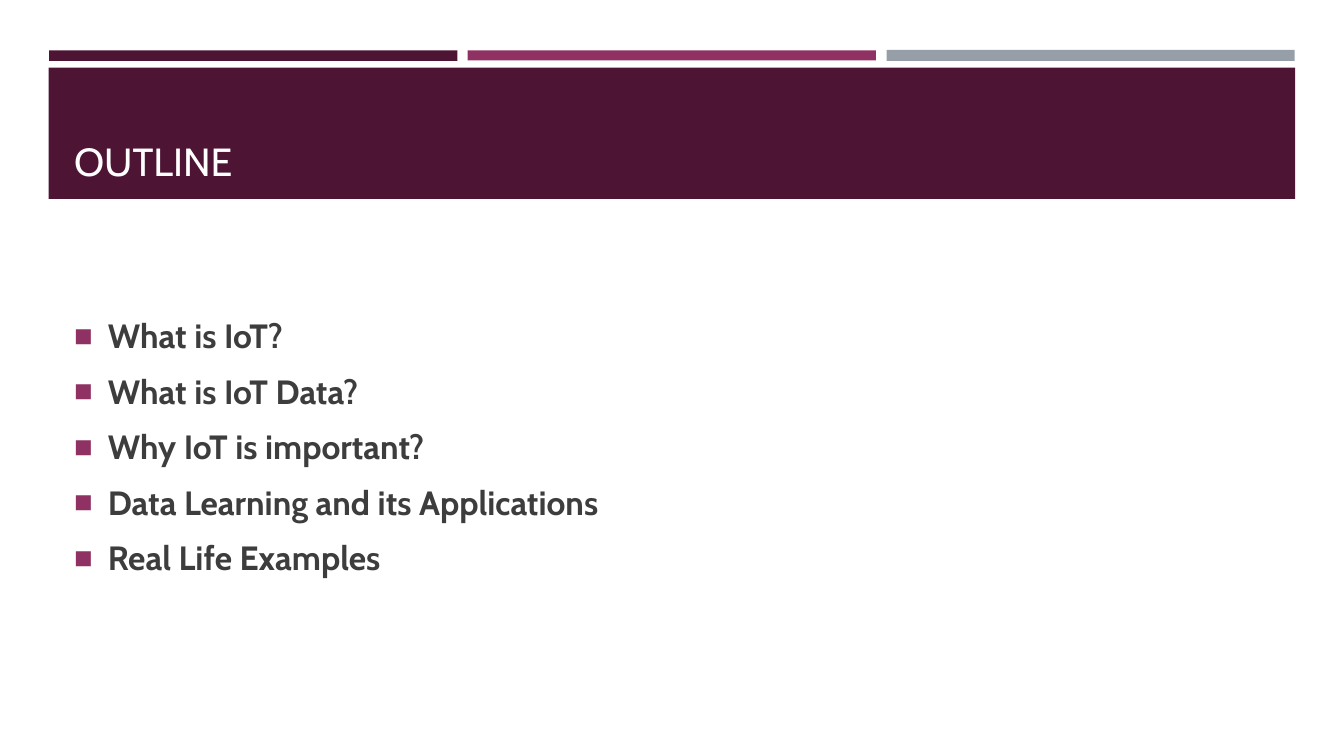
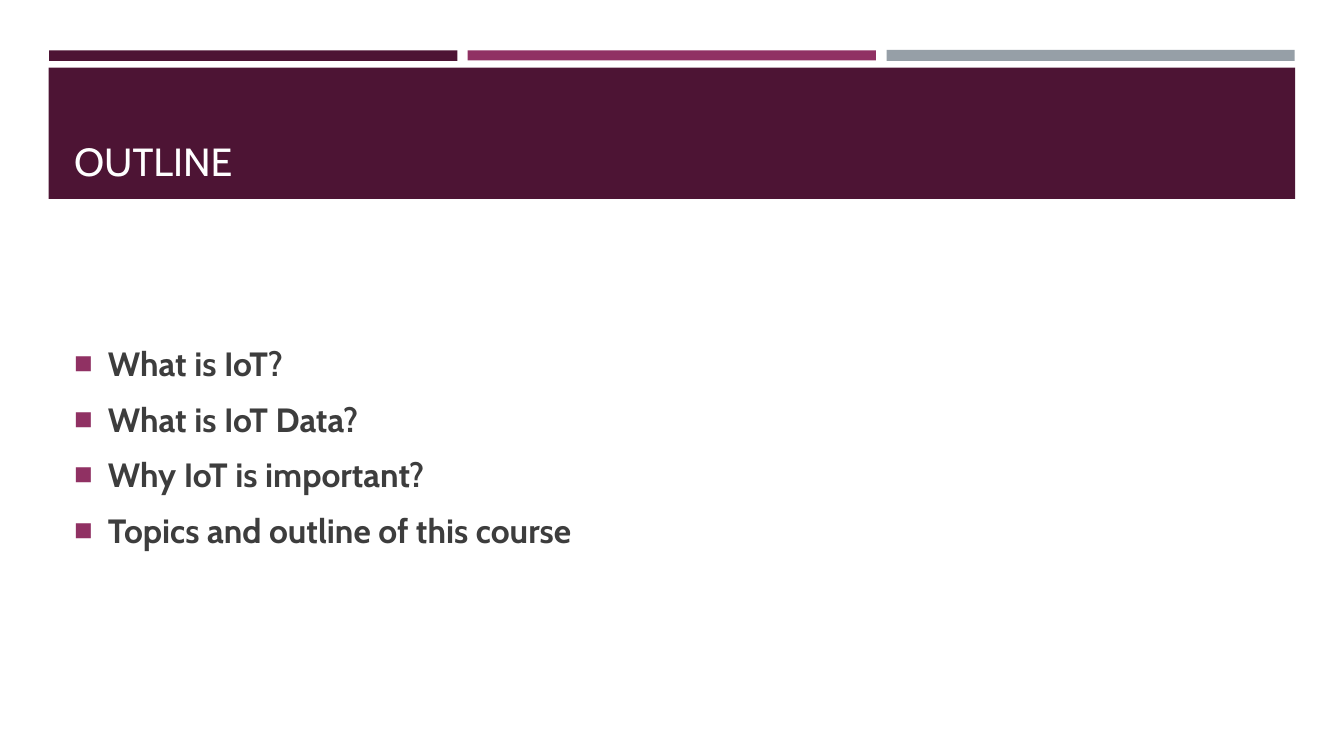
Before and after one commit to BeiyuLinCS/beiyulin.github.io, a slide deck: slide 3 of teach/fall_21/slides/ds_1.pptx. Drawn at 1344x756 pixels with LibreOffice and Linux fonts; fonts in the diff are those of the drawing. Boxes give left, top, right and bottom in pixels: in the first picture for what was removed or moved away, otherwise in the second. Text is boxed around its words. In the diff, an @@ line names an element or a change of style, - is before the commit and + after.

```diff
--- a/teach/fall_21/slides/ds_1.pptx
+++ b/teach/fall_21/slides/ds_1.pptx
@@ text at box(108, 518, 571, 551): text changed @@
-■ Data Learning and its Applications
-■ Real Life Examples
+■ Topics and outline of this course
```
Also in this commit, not shown: 2 other slides changed, 4 slides added, 16 slides removed, 7 other files.
